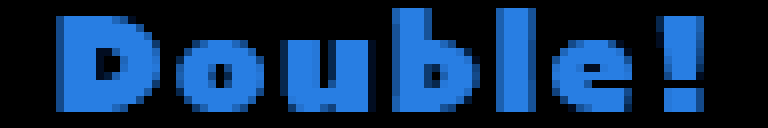
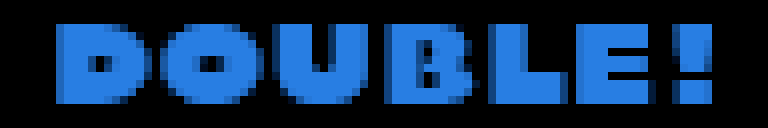
Layer changes from the first 768px x 128px image to the second:
renamed "Double!" to "DOUBLE!", painted on it over [56, 8, 712, 112]
